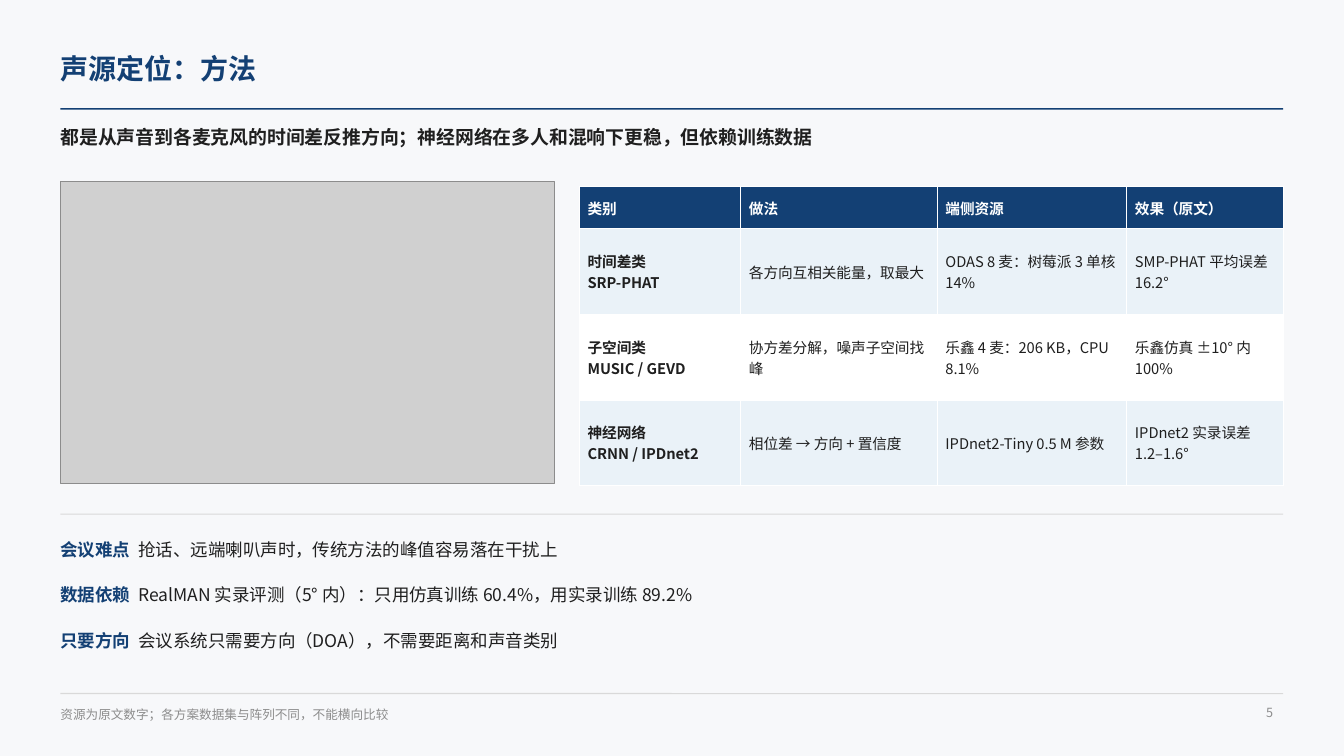
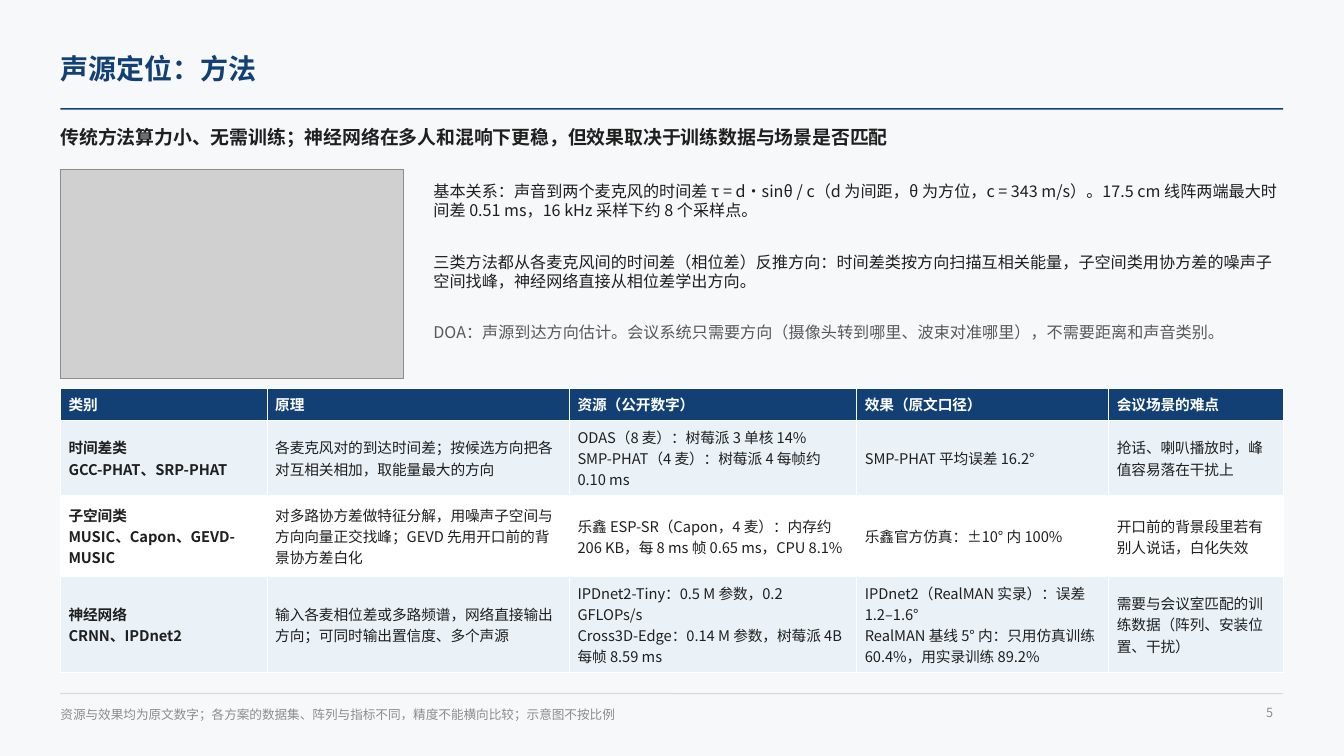
Before and after one commit to ZeroFoxxi/ssl-scene1, a slide deck: slide 5 of 01_场景一_摄像头声源定位/技术总结/声源定位与波束成形技术总结.pptx. Drawn at 1344x756 pixels with LibreOffice and Linux fonts; fonts in the diff are those of the drawing; grey boxes stand for pictures. Boxes give left, top, right and bottom in pixels: in the first picture for what was removed or moved away, otherwise in the second. Text is boxed around its words. In the diff, an @@ line names an element or a change of style, - is before the commit and + after.

```diff
--- a/01_场景一_摄像头声源定位/技术总结/声源定位与波束成形技术总结.pptx
+++ b/01_场景一_摄像头声源定位/技术总结/声源定位与波束成形技术总结.pptx
@@ text at (60,128,887,147): text changed @@
-都是从声音到各麦克风的时间差反推方向；神经网络在多人和混响下更稳，但依赖训练数据
+传统方法算力小、无需训练；神经网络在多人和混响下更稳，但效果取决于训练数据与场景是否匹配
@@ picture: place and size @@
-picture at (60,181,555,484)
+picture at (60,169,403,379)
@@ text added at (433,183,1277,218), 11.5 pt, text #1F1F1F @@
+基本关系：声音到两个麦克风的时间差 τ = d·sinθ / c（d 为间距，θ 为方位，c = 343 m/s）。17.5 cm 线阵两端最大时间差 0.51 ms，16 kHz 采样下约 8 个采样点。
@@ text added at (433,254,1272,289), 11.5 pt, text #1F1F1F @@
+三类方法都从各麦克风间的时间差（相位差）反推方向：时间差类按方向扫描互相关能量，子空间类用协方差的噪声子空间找峰，神经网络直接从相位差学出方向。
@@ text at (433,324,1224,340): text changed; size 12.5 to 11.5 pt; text colour #1F1F1F to #595959 @@
-只要方向 会议系统只需要方向（DOA），不需要距离和声音类别
+DOA：声源到达方向估计。会议系统只需要方向（摄像头转到哪里、波束对准哪里），不需要距离和声音类别。
@@ text "DOA：声源到达方向估计。会议系统只需要方向（摄像头转到哪里、波束对准哪里），不需要距离和声音类别。" at (433,324,1224,340): vertical alignment middle to top @@
@@ table at (60,388,1284,668) @@
-column 1: 类别 | 时间差类 / SRP-PHAT | 子空间类 / MUSIC / GEVD | 神经网络 / CRNN / IPDnet2
-column 2: 做法 | 各方向互相关能量，取最大 | 协方差分解，噪声子空间找峰 | 相位差 → 方向 + 置信度
-column 3: 端侧资源 | ODAS 8 麦：树莓派 3 单核 14% | 乐鑫 4 麦：206 KB，CPU 8.1% | IPDnet2-Tiny 0.5 M 参数
-column 4: 效果（原文） | SMP-PHAT 平均误差 16.2° | 乐鑫仿真 ±10° 内 100% | IPDnet2 实录误差 1.2–1.6°
+column 1: 类别 | 时间差类 / GCC-PHAT、SRP-PHAT | 子空间类 / MUSIC、Capon、GEVD-MUSIC | 神经网络 / CRNN、IPDnet2
+column 2: 原理 | 各麦克风对的到达时间差；按候选方向把各对互相关相加，取能量最大的方向 | 对多路协方差做特征分解，用噪声子空间与方向向量正交找峰；GEVD 先用开口前的背景协方差白化 | 输入各麦相位差或多路频谱，网络直接输出方向；可同时输出置信度、多个声源
+column 3: 资源（公开数字） | ODAS（8 麦）：树莓派 3 单核 14% / SMP-PHAT（4 麦）：树莓派 4 每帧约 0.10 ms | 乐鑫 ESP-SR（Capon，4 麦）：内存约 206 KB，每 8 ms 帧 0.65 ms，CPU 8.1% | IPDnet2-Tiny：0.5 M 参数，0.2 GFLOPs/s / Cross3D-Edge：0.14 M 参数，树莓派 4B 每帧 8.59 ms
+column 4: 效果（原文口径） | SMP-PHAT 平均误差 16.2° | 乐鑫官方仿真：±10° 内 100% | IPDnet2（RealMAN 实录）：误差 1.2–1.6° / RealMAN 基线 5° 内：只用仿真训练 60.4%，用实录训练 89.2%
+column 5: 会议场景的难点 | 抢话、喇叭播放时，峰值容易落在干扰上 | 开口前的背景段里若有别人说话，白化失效 | 需要与会议室匹配的训练数据（阵列、安装位置、干扰）
@@ table: place and size @@
-table at (580,187,1284,463)
+table at (60,388,1284,668)
@@ line removed from (60, 514) to (1284, 514) @@
@@ text removed at (60,541,557,558) @@
-会议难点 抢话、远端喇叭声时，传统方法的峰值容易落在干扰上
@@ text removed at (60,586,692,603) @@
-数据依赖 RealMAN 实录评测（5° 内）：只用仿真训练 60.4%，用实录训练 89.2%
@@ text at (60,708,614,721): text changed @@
-资源为原文数字；各方案数据集与阵列不同，不能横向比较
+资源与效果均为原文数字；各方案的数据集、阵列与指标不同，精度不能横向比较；示意图不按比例
```
Also in this commit, not shown: 11 other slides changed, 2 other files.
